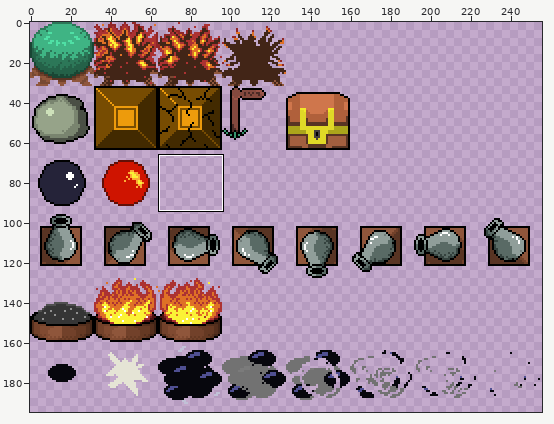
Two states of a sprite sheet, www/assets/sprites/ruzzle_objects.png. The picture above shows the old version from afar; the outline marks the close-up.
Close-up. First the earlier version:
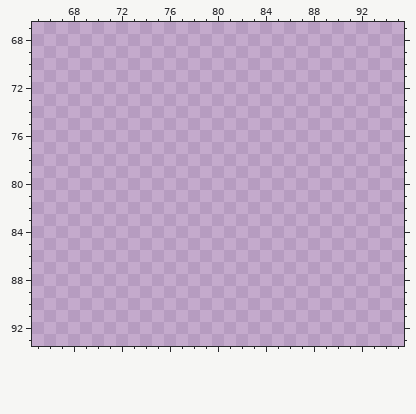
The file is 256x256 pixels. Colours within 5 levels of each other are drawn and written as one. Shown: x 65..95, y 67..93. The wide view leaves out empty margins. The commit also changed other parts of the picture, which this record leaves out.
The result:
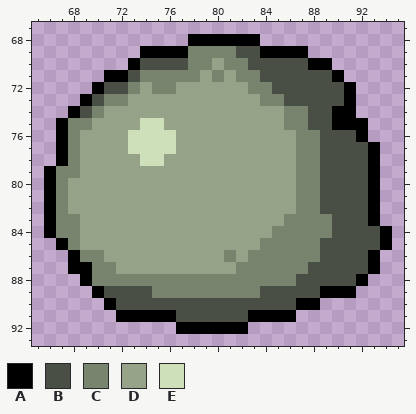
Palette (. is transparent): A #000000  B #4a4f45  C #79846f  D #96a389  E #cde0b9
Difference:
y 68: x 78..83 ...... -> AAAAAA
y 69: x 74..87 .............. -> AAAACCCCBBAAAA
y 70: x 73..89 ................. -> ABBBBCCDCCBBBBBAA
y 71: x 71..90 .................... -> AABCCCCCDCDCCBBBBBBA
y 72: x 70..91 ...................... -> ABBCDCCDDDDDDCCBBBBBBA
y 73: x 69..91 ....................... -> ABCCDDDDDDDDDDDCCBBBBBA
y 74: x 68..91 ........................ -> ABCDDDDDDDDDDDDDDDCCBBAA
y 75: x 67..92 .......................... -> ACCDDDDEEDDDDDDDDDDCCBBAAA
y 76: x 67..92 .......................... -> ACDDDDEEEEDDDDDDDDDDCCBBBA
y 77: x 67..93 ........................... -> ACDDDDEEEEDDDDDDDDDDCCBBBBA
y 78: x 67..93 ........................... -> ACDDDDDEEDDDDDDDDDDDCCBBBBA
y 79: x 66..93 ............................ -> ACCDDDDDDDDDDDDDDDDDDCCBBBBA
y 80..82: x 66..93 ............................ -> ACDDDDDDDDDDDDDDDDDDDCCBBBBA
y 83: x 66..93 ............................ -> ACCDDDDDDDDDDDDDDDDDCCCCBBBA
y 84: x 66..94 ............................. -> ACCDDDDDDDDDDDDDDDDCCCCCBBBBA
y 85: x 67..94 ............................ -> ACDDDDDDDDDDDDDDDCCCCCBBBBBA
y 86: x 68..93 .......................... -> ACCDDDDDDDDDDCDCCCCCCBBBBA
y 87: x 68..93 .......................... -> AACCDDDDDDDDDDCCCCCCBBBBBA
y 88: x 69..92 ........................ -> ACCCCCCCCCCCCCCCCCBBBBBA
y 89: x 70..91 ...................... -> ABBBBCCCCCCCCCBBBBBAAA
y 90: x 71..88 .................. -> ABBBBBBBBBBBBBBBAA
y 91: x 72..86 ............... -> AAAAABBBBBBAAAA
y 92: x 77..82 ...... -> AAAAAA
Changed places in both close-ups, as pixel boxes (x1, y1, x2, y2):
added: (44, 34, 392, 334)
